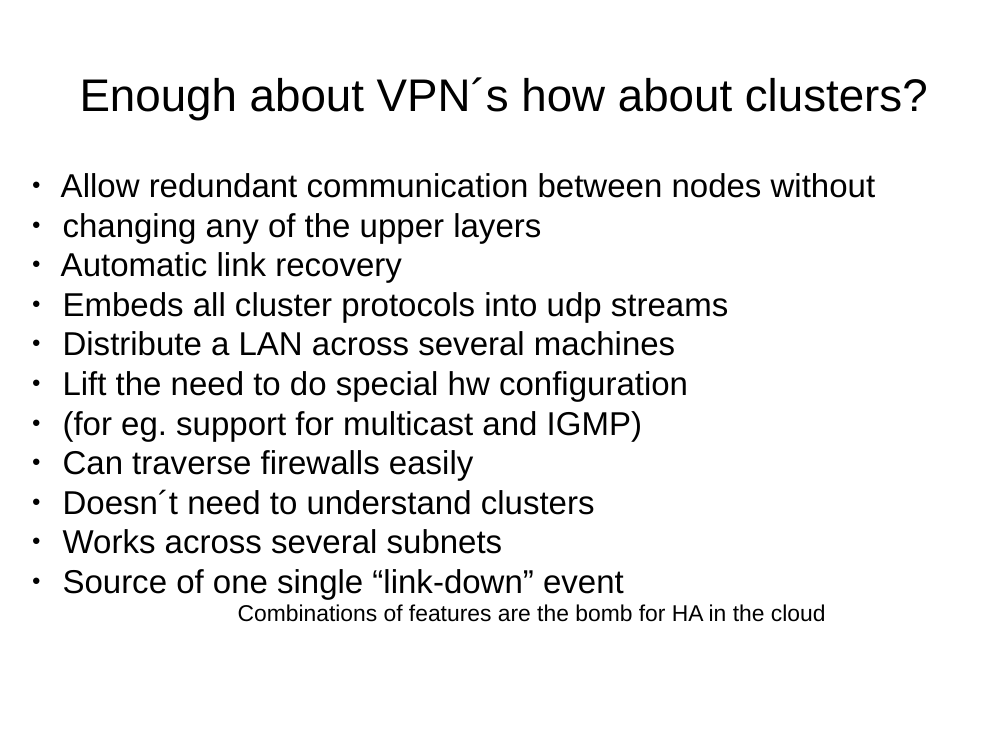
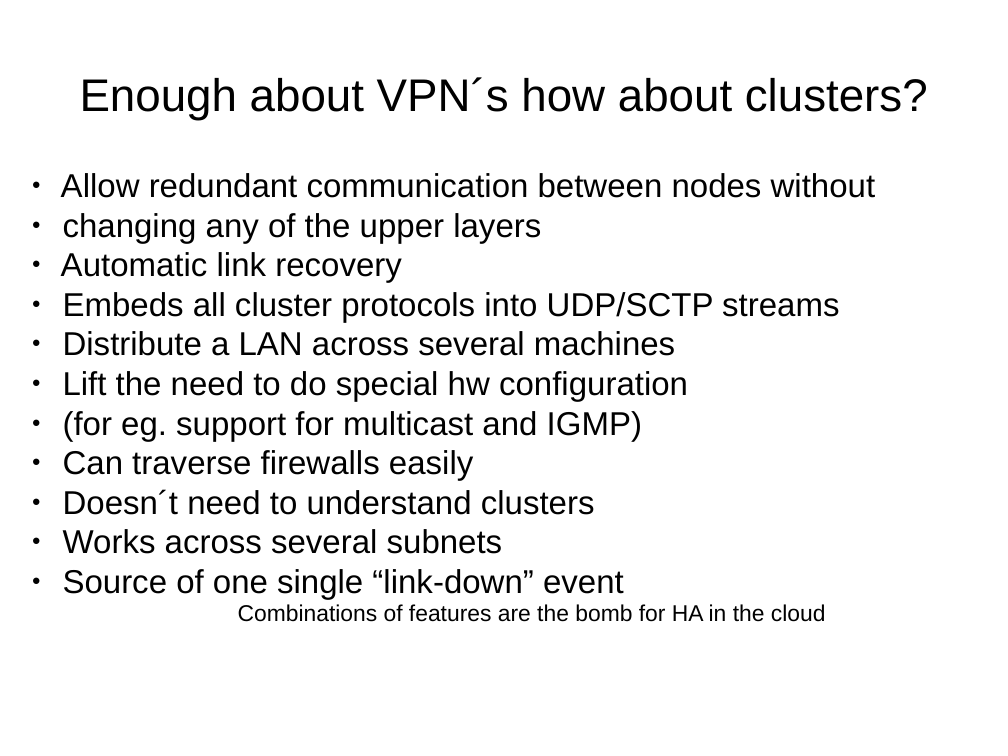
Before and after one commit to kronosnet/kronosnet, a slide deck: slide 12 of docs/kronosnet_architecture.odp (slide 11 before the commit). Drawn at 1008x756 pixels with LibreOffice and Linux fonts; fonts in the diff are those of the drawing. Boxes give left, top, right and bottom in pixels: in the first picture for what was removed or moved away, otherwise in the second. Text is boxed around its words. In the diff, an @@ line names an element or a change of style, - is before the commit and + after.

```diff
--- a/docs/kronosnet_architecture.odp
+++ b/docs/kronosnet_architecture.odp
@@ text at box(63, 292, 839, 322): text changed @@
-● Embeds all cluster protocols into udp streams
+● Embeds all cluster protocols into UDP/SCTP streams
```
Also in this commit, not shown: 6 other slides changed, 1 slide added, 1 slide removed.
